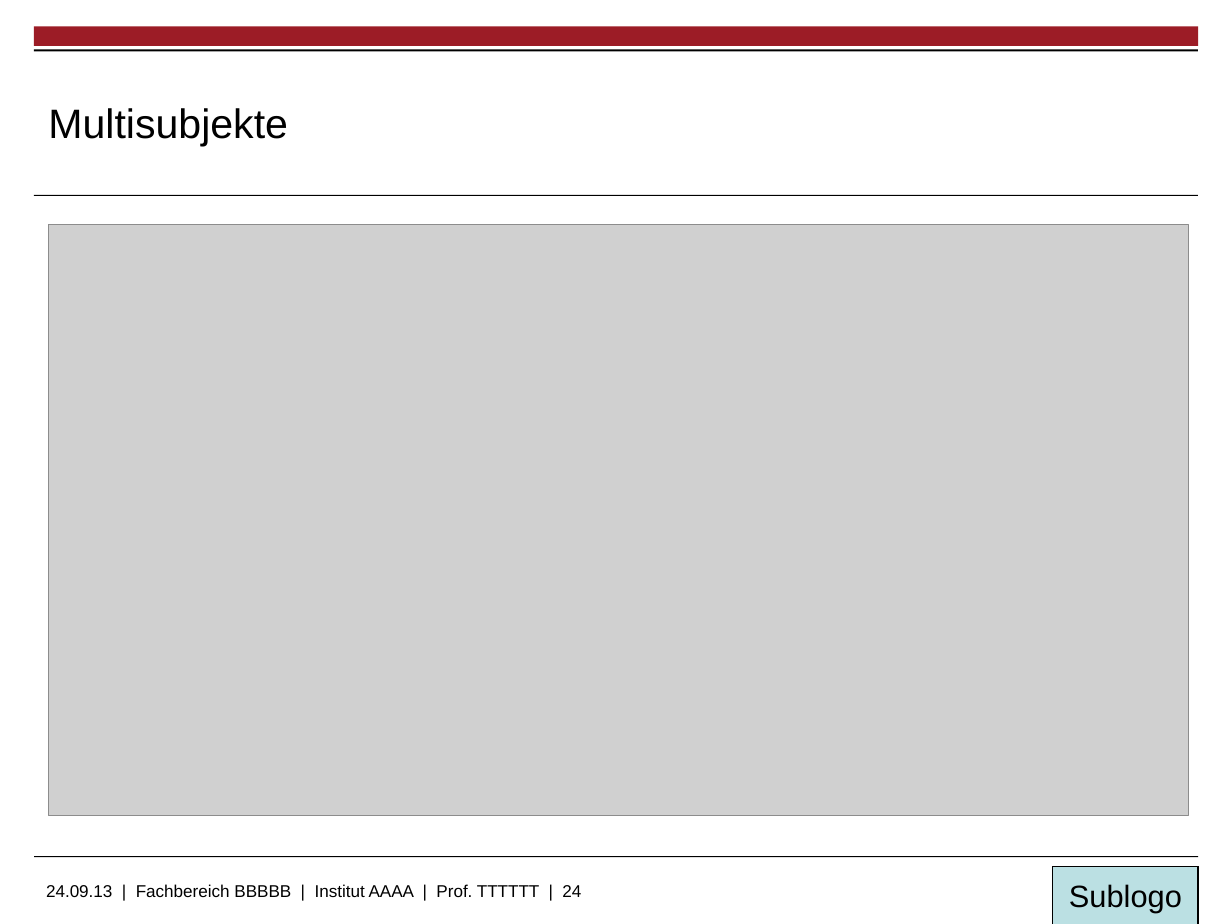
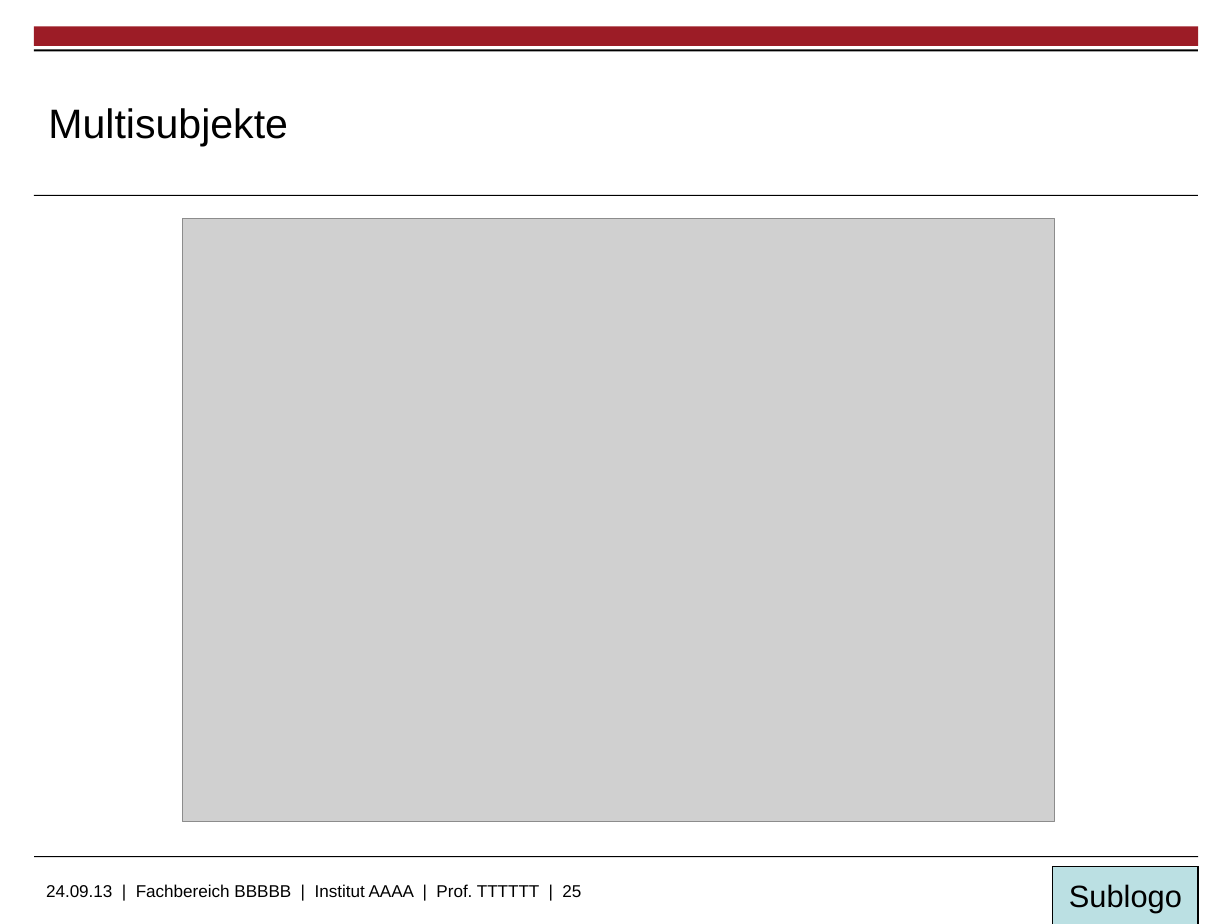
Before and after one commit to LittleCherry722/ServiceHost, a slide deck: slide 25 of Praesentationen/Abschlusspraesentation SS13/Backend.odp (slide 24 before the commit). Drawn at 1232x924 pixels with LibreOffice and Linux fonts; fonts in the diff are those of the drawing; grey boxes stand for pictures; background and template pictures are left out. Boxes give left, top, right and bottom in pixels: in the first picture for what was removed or moved away, otherwise in the second. Text is boxed around its words. In the diff, an @@ line names an element or a change of style, - is before the commit and + after.

```diff
--- a/Praesentationen/Abschlusspraesentation SS13/Backend.odp
+++ b/Praesentationen/Abschlusspraesentation SS13/Backend.odp
@@ picture: place and size @@
-picture at bbox=[48, 224, 1188, 816]
+picture at bbox=[182, 218, 1055, 822]
@@ text at bbox=[46, 884, 581, 897]: text changed @@
-24.09.13 | Fachbereich BBBBB | Institut AAAA | Prof. TTTTTT | 24
+24.09.13 | Fachbereich BBBBB | Institut AAAA | Prof. TTTTTT | 25
```
Also in this commit, not shown: 6 other slides changed, 1 slide added.
